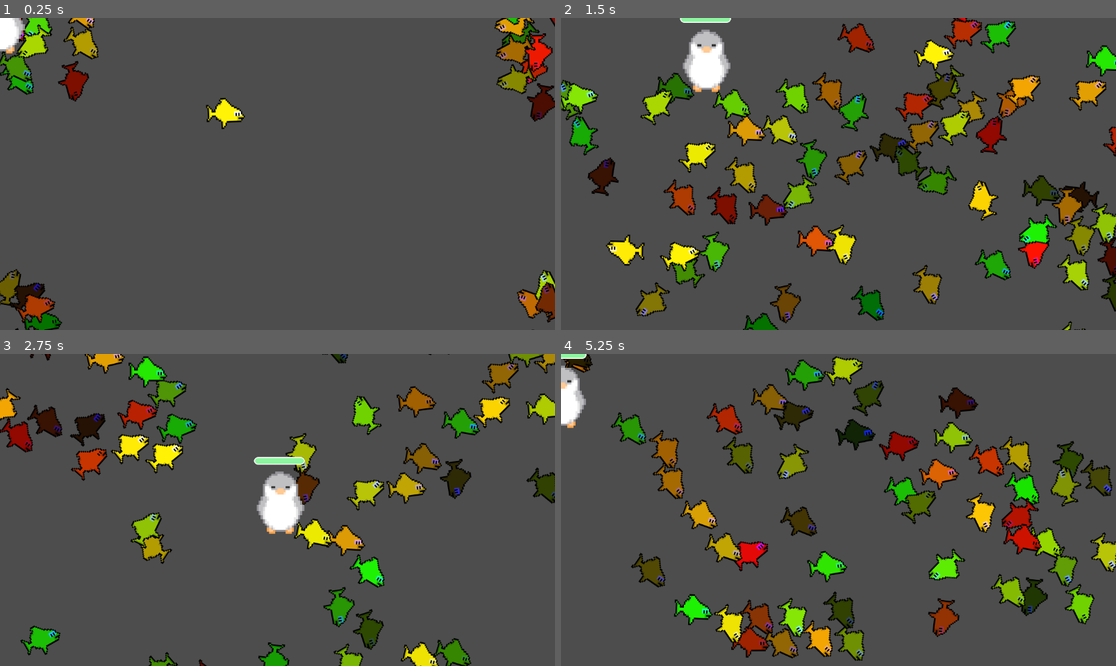
Above: before the commit, frames 1-4 (two rows, left to right).
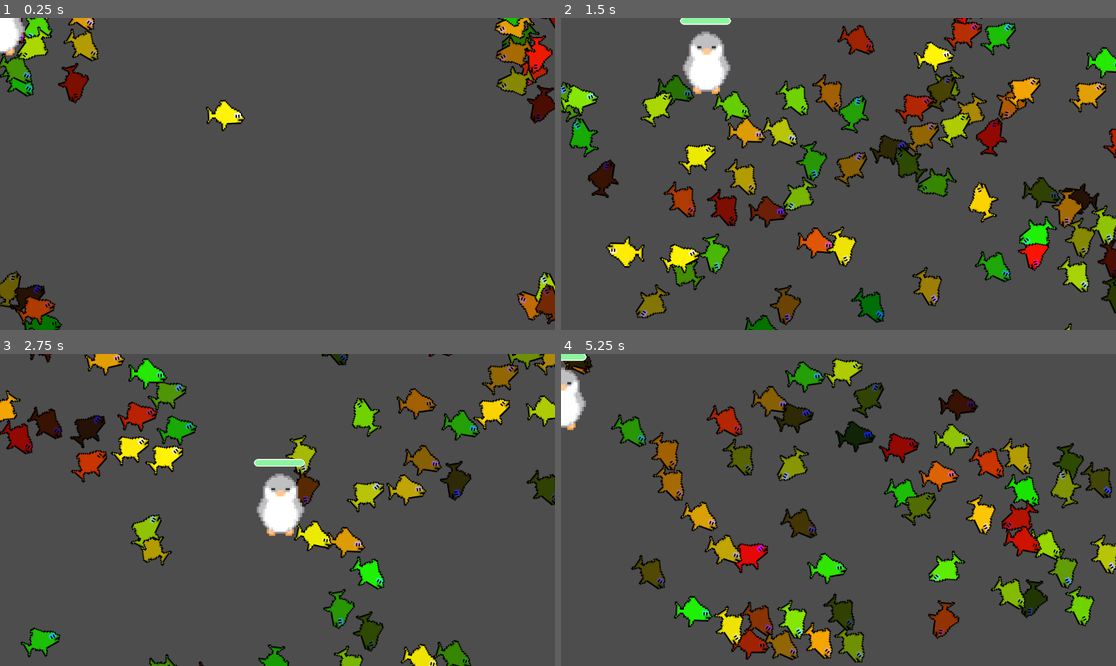
Above: after the commit, the same moments.

Repository: Jesuscanwalk/Under-da-sea
Game: Godot game, scene res://Fish/test2.tscn
The game is run twice, just before and just after one commit, with the same random seed, the same clock (stepped at 60 frames per second) and the same inputs. The project has no main scene, so this scene is started directly.
Inputs:
- Up to frame 1 (0.25 s): no input
- Up to frame 2 (1.5 s): hold D (right) 0.53-1.28 s; hold S (down) from 1.28 s (still down)
- Up to frame 3 (2.75 s): release S (down) at 2.03 s; hold D (right) from 2.03 s (still down)
- Up to frame 4 (5.25 s): release D (right) at 2.78 s; hold W (up) 2.78-3.53 s; hold A (left) 3.53-5.03 s; hold S (down) from 5.03 s (still down)

The runs differ from the first frame. In frame 1, 3.6% of the frame differs, in the area x 0-100%, y 0-100%; in frame 2, 13%; in frame 3, 8.3%; in frame 4, 11%.

Commit message:
Update test2.tscn

Diff:
--- a/under-da-sea/Fish/test2.tscn
+++ b/under-da-sea/Fish/test2.tscn
@@ -16,11 +16,6 @@
 [node name="Fish" parent="fishfolder" instance=ExtResource("1_nbx32")]
 position = Vector2(368, 208)
 
-[node name="Camera2D" type="Camera2D" parent="."]
-position = Vector2(576, 328)
-editor_draw_limits = true
-editor_draw_drag_margin = true
-
 [node name="Player" parent="." instance=ExtResource("3_71ege")]
 
 [connection signal="timeout" from="Timer" to="." method="_on_timer_timeout"]
